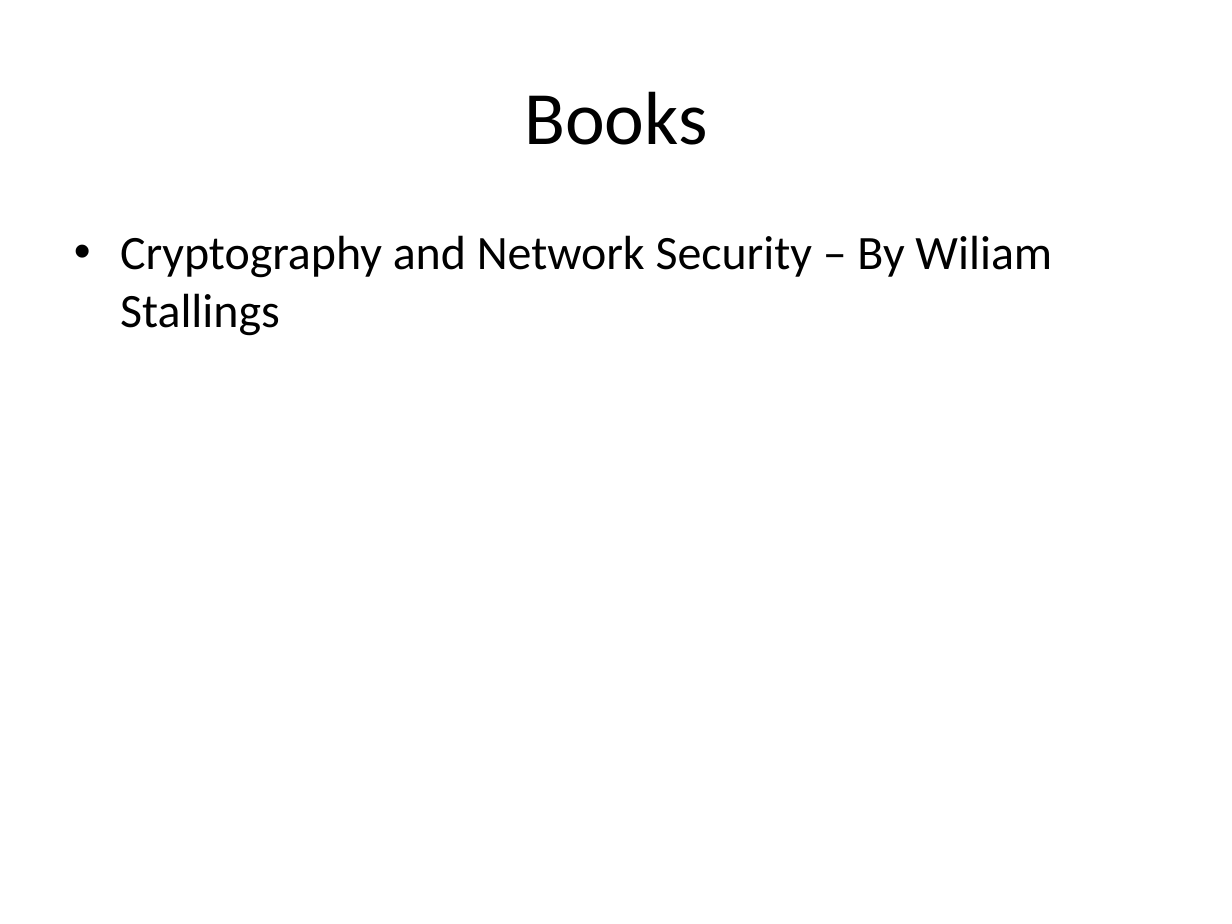
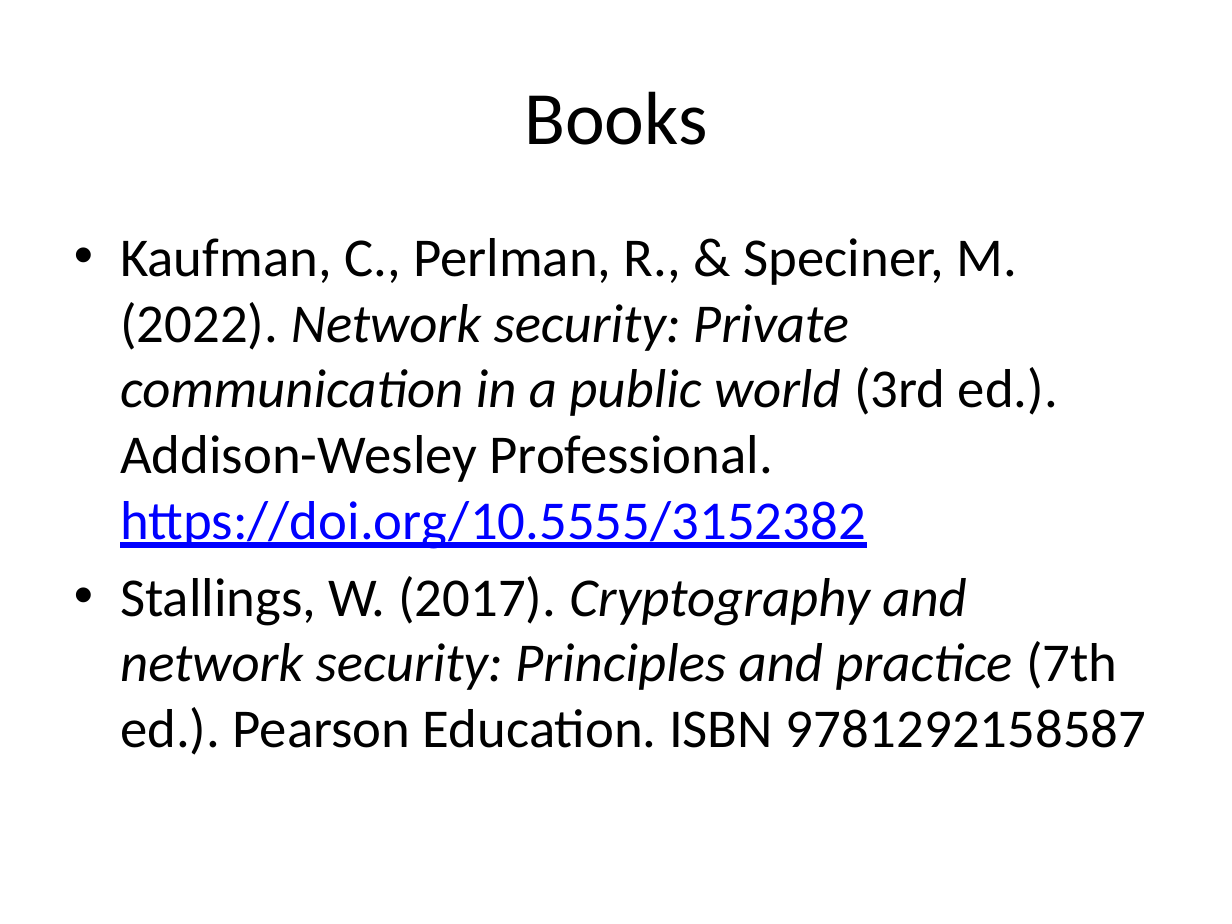
Before and after one commit to mirfanud/Fall2025, a slide deck: slide 6 of IS - Slides 0 - Welcome.pptx. Drawn at 1232x924 pixels with LibreOffice and Linux fonts; fonts in the diff are those of the drawing. Boxes give left, top, right and bottom in pixels: in the first picture for what was removed or moved away, otherwise in the second. Text is boxed around its words. In the diff, an @@ line names an element or a change of style, - is before the commit and + after.

```diff
--- a/IS - Slides 0 - Welcome.pptx
+++ b/IS - Slides 0 - Welcome.pptx
@@ text at bbox=[120, 238, 1147, 755]: text changed; size 28 to 32 pt @@
-• Cryptography and Network Security – By Wiliam Stallings
+• Kaufman, C., Perlman, R., & Speciner, M. (2022). Network security: Private communication in a public world (3rd ed.). Addison-Wesley Professional. https://doi.org/10.5555/3152382
+• Stallings, W. (2017). Cryptography and network security: Principles and practice (7th ed.). Pearson Education. ISBN 9781292158587
```
Also in this commit, not shown: 3 other slides changed, 1 other file.
